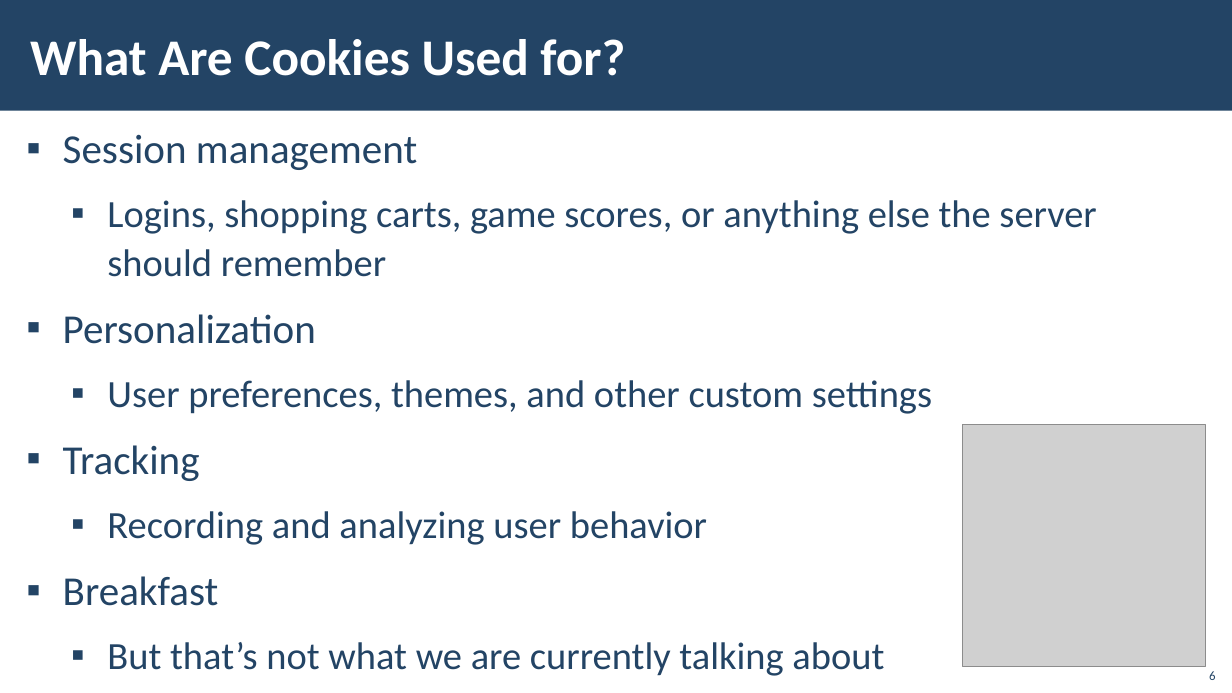
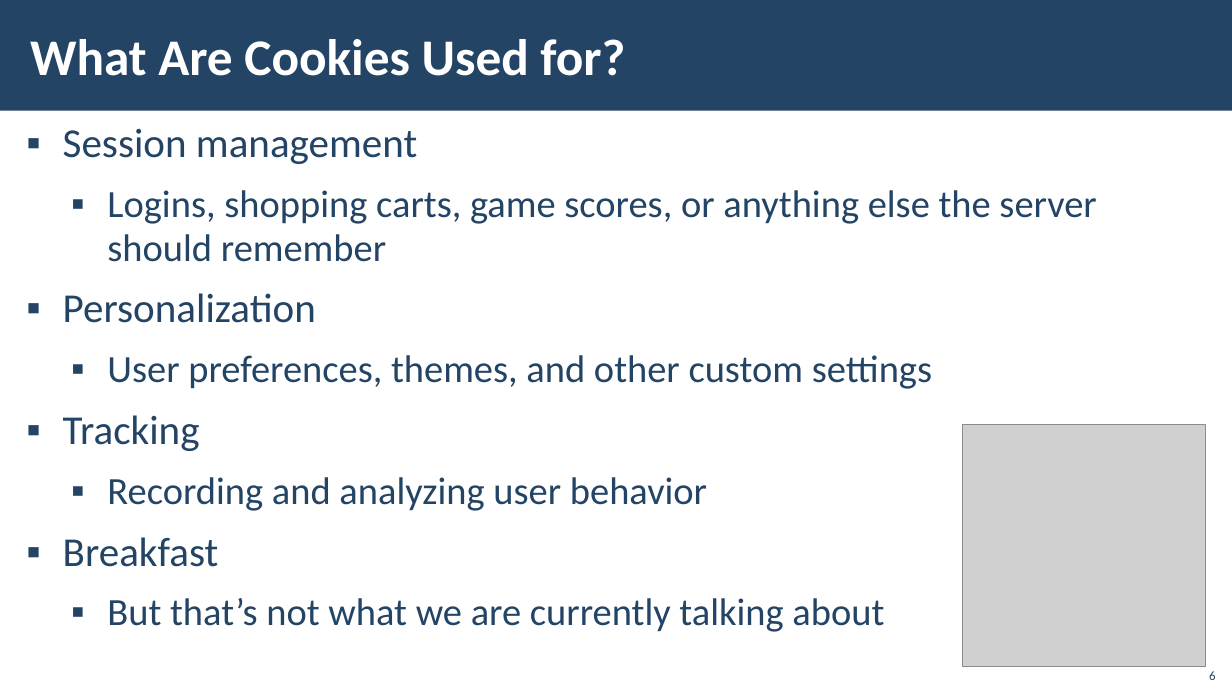
Before and after one commit to vasildimov98/softuni-tutorials, a slide deck: slide 6 of 08.C#Web/1.WebBesic/03.StateManagement/03. CSharp-Web-Basics-Web Server-State-Management.pptx. Drawn at 1232x693 pixels with LibreOffice and Linux fonts; fonts in the diff are those of the drawing; grey boxes stand for pictures; background and template pictures are left out. Boxes give left, top, right and bottom in pixels: in the first picture for what was removed or moved away, otherwise in the second. Text is boxed around its words. In the diff, an @@ line names an element or a change of style, - is before the commit and + after.

```diff
--- a/08.C#Web/1.WebBesic/03.StateManagement/03. CSharp-Web-Basics-Web Server-State-Management.pptx
+++ b/08.C#Web/1.WebBesic/03.StateManagement/03. CSharp-Web-Basics-Web Server-State-Management.pptx
@@ text "Session management" at bbox=[63, 128, 1096, 632]: line spacing 1.05 to 0.95 @@
```
Also in this commit, not shown: 6 other slides changed, 1 other file.
